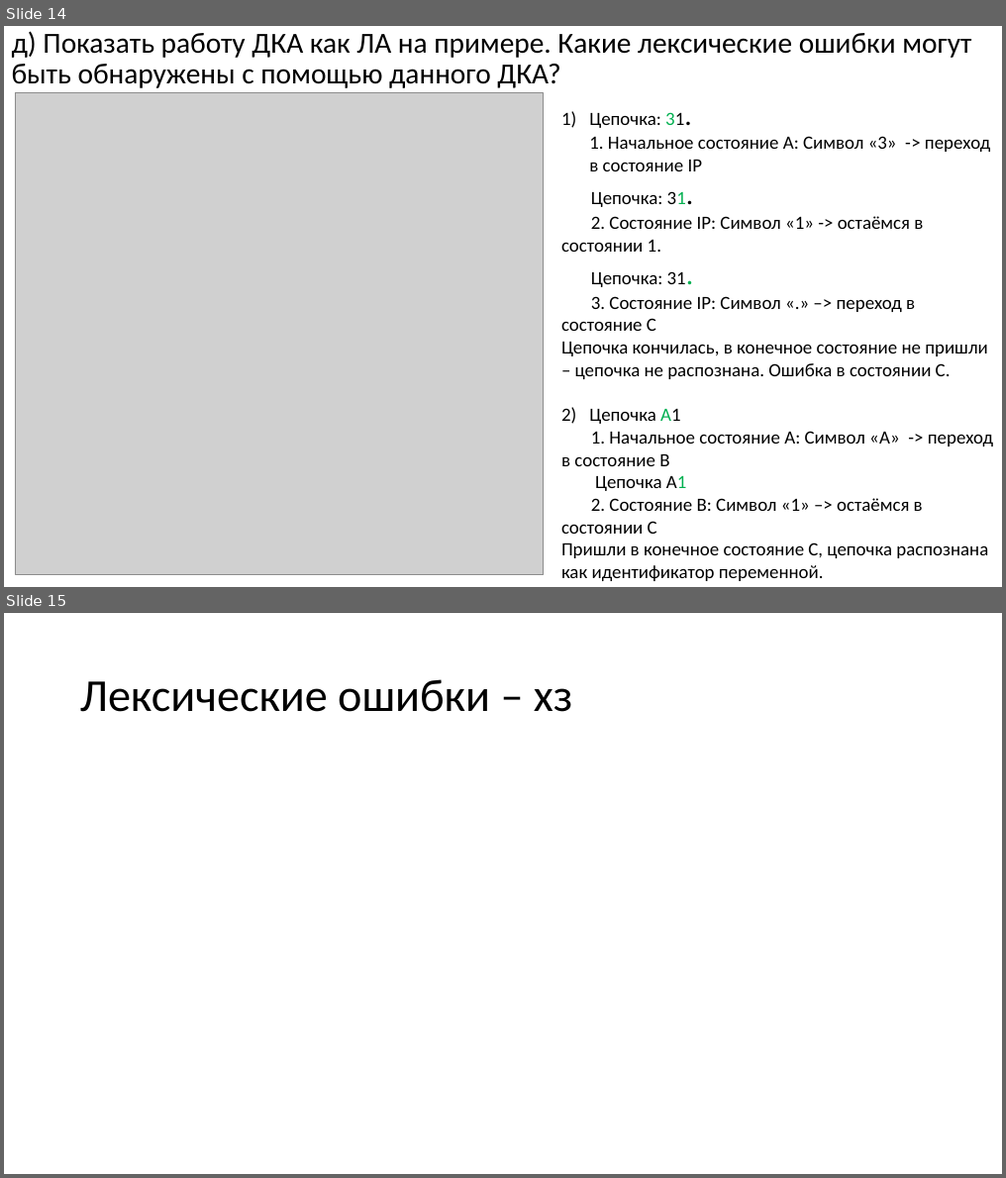
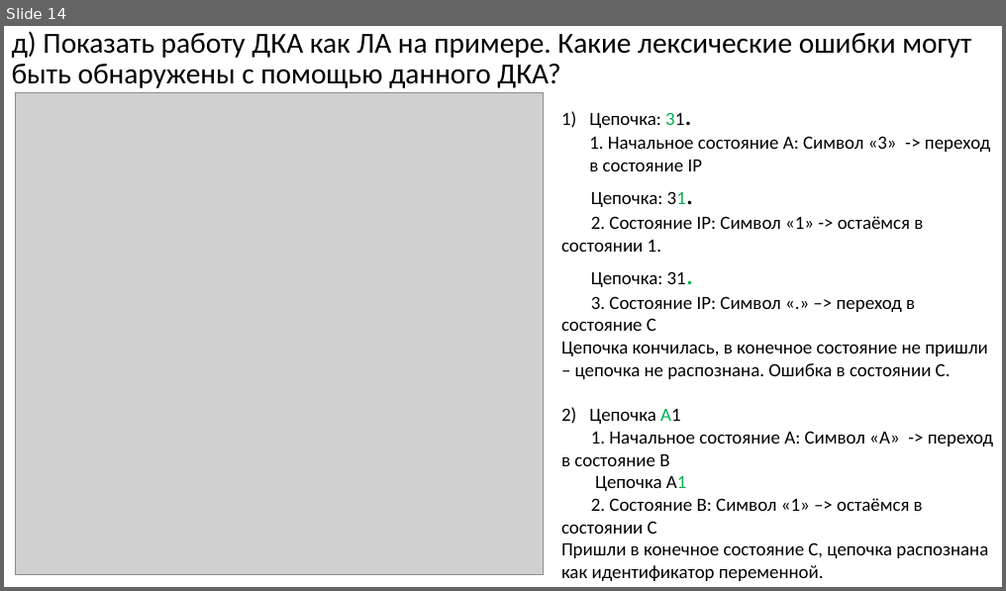
Before and after one commit to goddamnteam/korzun, a slide deck: task5.pptx. Shown one above the other, each under a label of ours: slides 14 and 15 before the commit, slide 14 after it. The pictures are 1006x1178 and 1006x591 pixels, drawn with LibreOffice and Linux fonts; fonts in the diff are those of the drawing; grey boxes stand for pictures. Boxes give left, top, right and bottom in pixels: in the first picture for what was removed or moved away, otherwise in the second. Text is boxed around its words. In the diff, an @@ line names an element or a change of style, - is before the commit and + after.

```diff
--- a/task5.pptx
+++ b/task5.pptx
@@ slide 15 removed at (4,613,1002,1174), background #FFFFFF @@
@@ title removed at (80,679,572,712) @@
-Лексические ошибки – хз
```
Also in this commit, not shown: 2 slides added.
